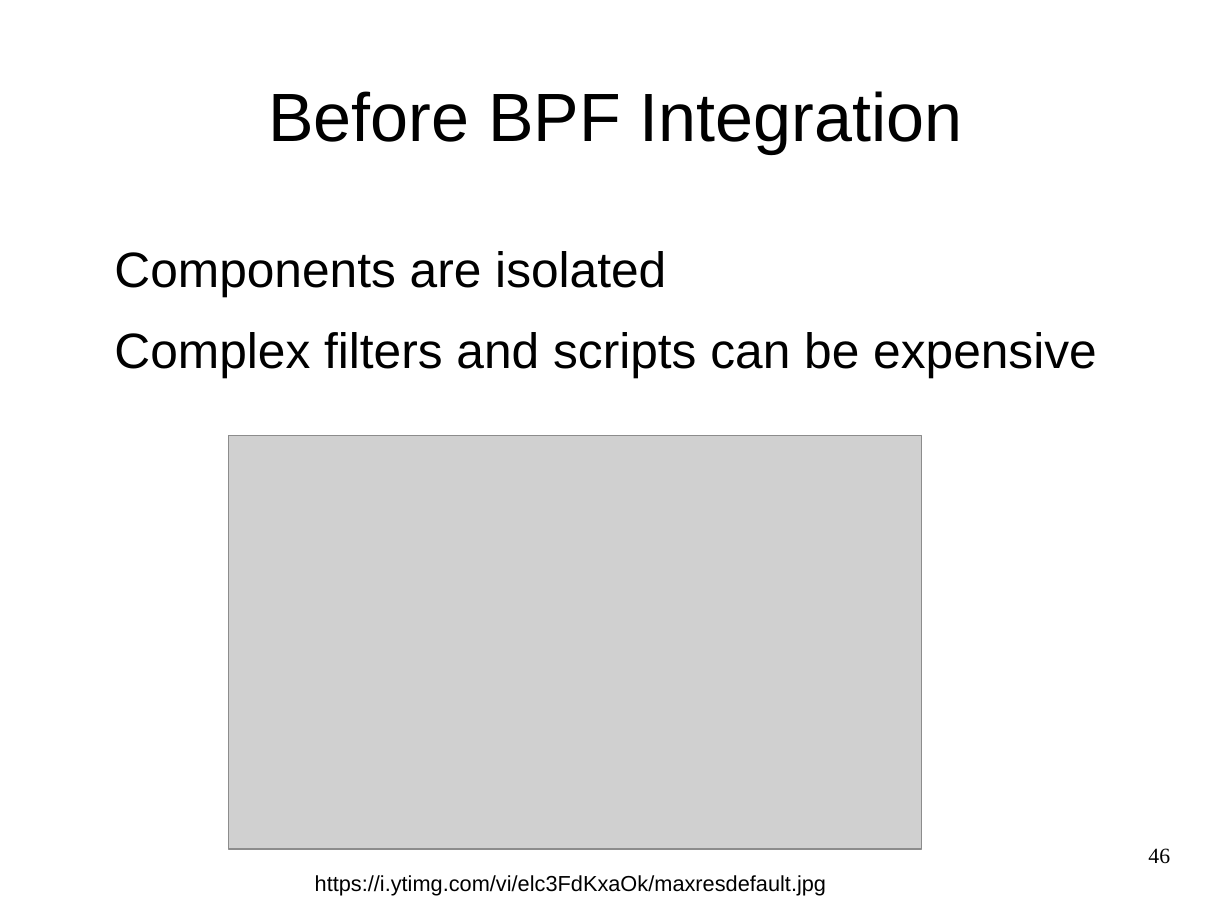
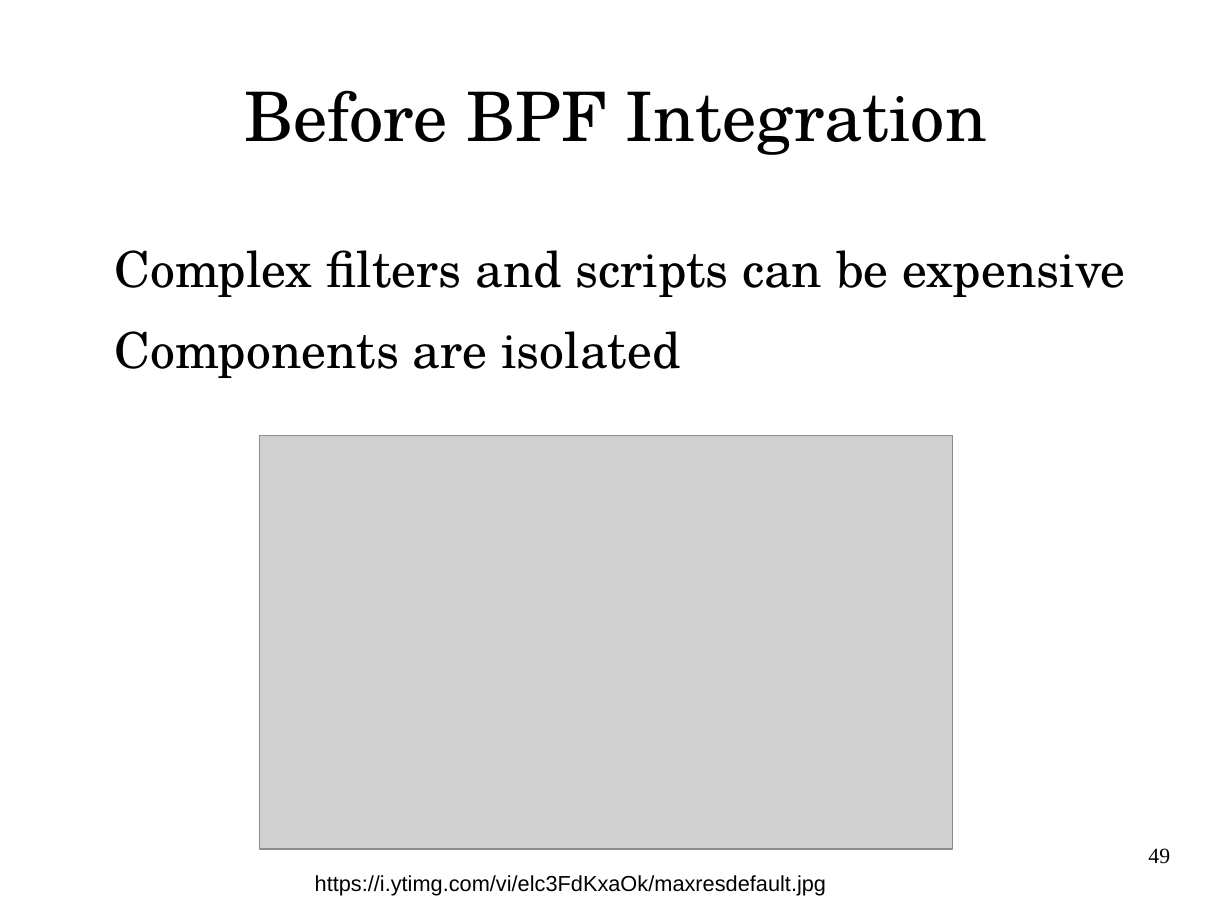
Before and after one commit to vh21/documents, a slide deck: slide 49 of linux/meet-cute-between-ebpf-and-kernel-tracing.odp (slide 46 before the commit). Drawn at 1232x924 pixels with LibreOffice and Linux fonts; fonts in the diff are those of the drawing; grey boxes stand for pictures. Boxes give left, top, right and bottom in pixels: in the first picture for what was removed or moved away, otherwise in the second. Text is boxed around its words. In the diff, an @@ line names an element or a change of style, - is before the commit and + after.

```diff
--- a/linux/meet-cute-between-ebpf-and-kernel-tracing.odp
+++ b/linux/meet-cute-between-ebpf-and-kernel-tracing.odp
@@ title "Before BPF Integration" at (x1=244, y1=90, x2=987, y2=155): font Arial to TeX Gyre Schola @@
@@ text at (x1=114, y1=250, x2=1125, y2=297): paragraph added @@
+Complex filters and scripts can be expensive
@@ text at (x1=114, y1=332, x2=1097, y2=378): paragraph removed @@
-Complex filters and scripts can be expensive
@@ text at (x1=114, y1=331, x2=681, y2=378): font Arial to TeX Gyre Schola in "Components are isolated" @@
@@ picture moved from (x1=229, y1=436, x2=922, y2=850) to (x1=259, y1=436, x2=953, y2=850) @@
@@ page number at (x1=1148, y1=848, x2=1170, y2=864): text changed @@
-46
+49
```
Also in this commit, not shown: 65 other slides changed, 7 slides added, 2 slides removed, 3 other files.
